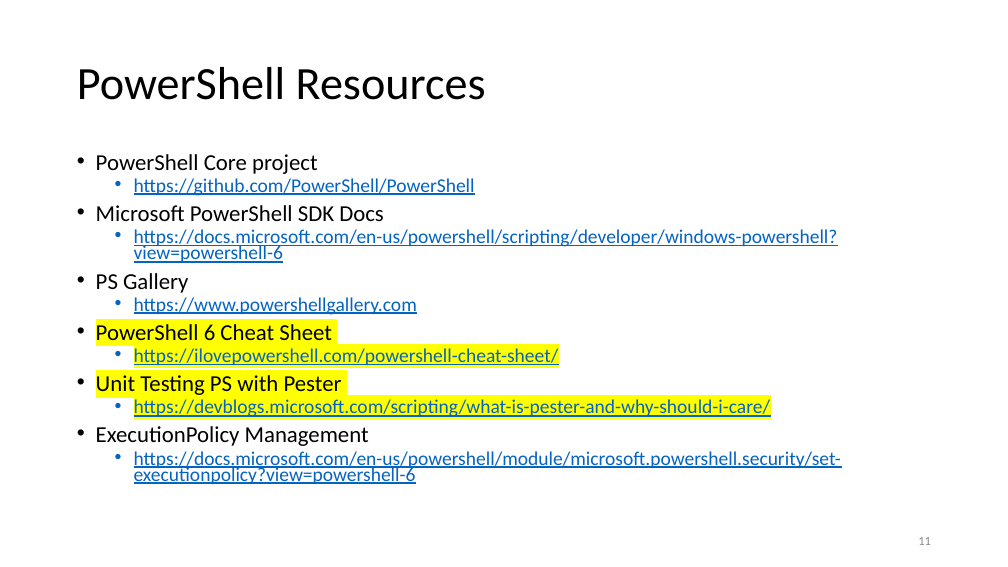
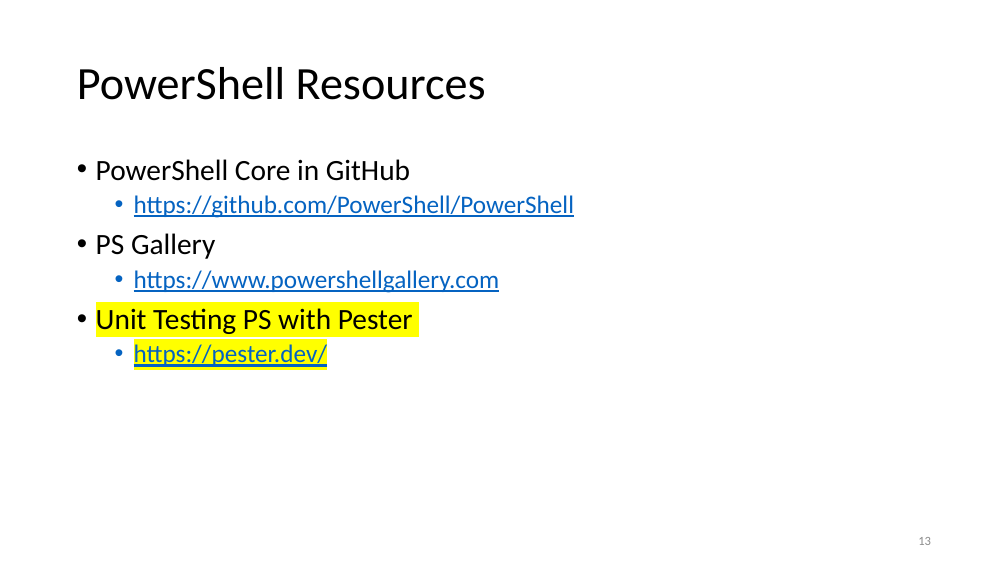
Before and after one commit to KurtKroeker/powershell, a slide deck: slide 13 of presentations/PowerShell_Presentation.pptx (slide 11 before the commit). Drawn at 1008x567 pixels with LibreOffice and Linux fonts; fonts in the diff are those of the drawing. Boxes give left, top, right and bottom in pixels: in the first picture for what was removed or moved away, otherwise in the second. Text is boxed around its words. In the diff, an @@ line names an element or a change of style, - is before the commit and + after.

```diff
--- a/presentations/PowerShell_Presentation.pptx
+++ b/presentations/PowerShell_Presentation.pptx
@@ text at [96,159,410,181]: text changed; size 21.7 to 28 pt @@
-• PowerShell Core project
+• PowerShell Core in GitHub
@@ text at [96,205,838,263]: paragraphs removed @@
-• Microsoft PowerShell SDK Docs
-  • https://docs.microsoft.com/en-us/powershell/scripting/developer/windows-powershell?view=powershell-6
@@ text at [96,195,574,334]: size 18.6 to 24 pt in "https://github.com/PowerShell/PowerShell", "https://www.powershellgallery.com"; size 21.7 to 28 pt in "PS Gallery", "Unit Testing PS with Pester"; line spacing 0.7 to 0.9 @@
@@ text at [96,324,559,365]: paragraphs removed @@
-• PowerShell 6 Cheat Sheet
-  • https://ilovepowershell.com/powershell-cheat-sheet/
@@ text at [134,342,328,369]: text changed; size 18.6 to 24 pt @@
-  • https://devblogs.microsoft.com/scripting/what-is-pester-and-why-should-i-care/
-• ExecutionPolicy Management
-  • https://docs.microsoft.com/en-us/powershell/module/microsoft.powershell.security/set-executionpolicy?view=powershell-6
+  • https://pester.dev/
@@ page number at [918,537,931,545]: text changed @@
-11
+13
```
Also in this commit, not shown: 4 other slides changed, 2 slides added, 1 slide removed, 1 other file.
